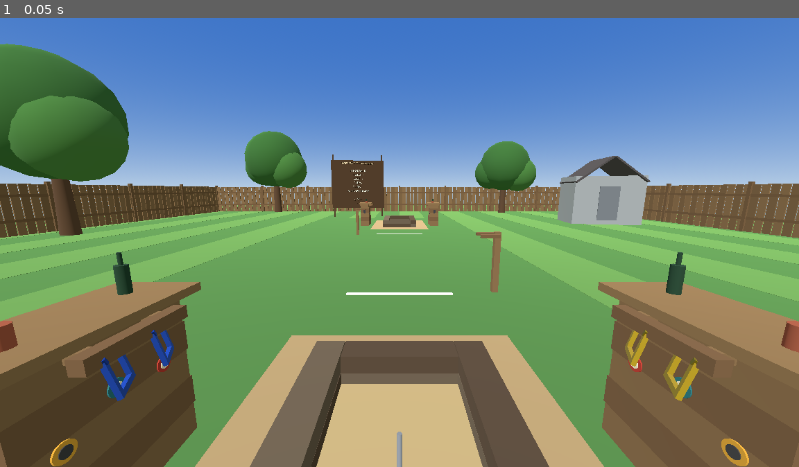
Above: before the commit, frame 1.
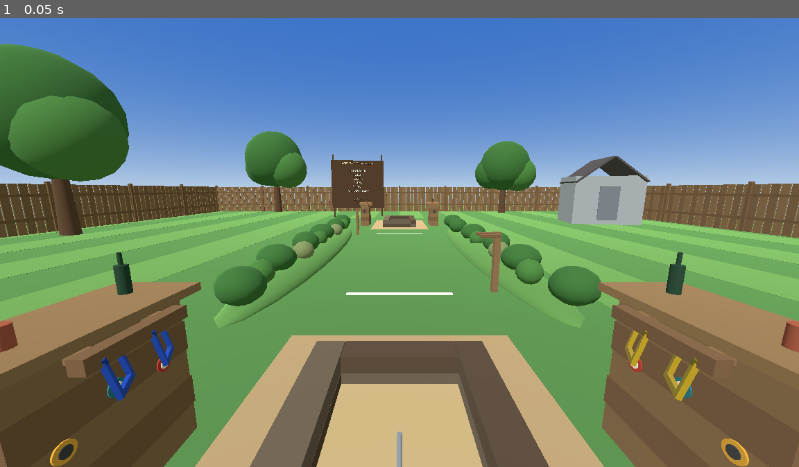
Above: after the commit, the same moment.

Repository: SibioJak/vr-horseshoes
Game: Godot game, scene res://main.tscn
Two runs of this game, one before a commit and one after it. Both use one fixed random seed, a clock stepped at 60 frames per second and the inputs below.
Inputs:
- Up to frame 1 (0.05 s): no input

The runs differ from the first frame. In frame 1, 2.2% of the frame differs, in the area x 26-76%, y 43-69%.

Commit message:
Fix pass 18 (checkpoint 2): landscaped rows where the shelves stood
Along both sides of the lane, between the ends: a continuous low
grass berm (scaled-sphere strip, crest 0.26 m, inner toe at |x| 1.5)
with shrubs dotted along it - two shared low-poly sphere meshes in
the tree palette plus a sage accent, deterministic jitter so proofs
stay reproducible. Rows are visual-only scenery, clear of stances,
swing space and both pit surrounds. Smoke gains the row guards:
presence, crest height, per-plant clearance between the ends, and a
height-aware check that no plant reaches the foul-line -> board
sightline.

Diff:
--- a/scripts/main.gd
+++ b/scripts/main.gd
@@ -925,6 +925,68 @@
 		puff.position = cp
 		puff.scale = cs2
 		clouds.add_child(puff)
+
+	# --- Landscaped lane rows (Fix Pass 18, Chris's Stage 1
+	# verdict): where the deleted practice shelves lined the
+	# lane now runs a landscaped row down EACH side - a low,
+	# smooth grass berm (crest ~0.26 m) with shrubs dotted
+	# along it in the tree palette. The rows sit outside the
+	# lane, clear of the stances and swing space (inner toe at
+	# |x| 1.5), and run between the ends without touching
+	# either pit's sand surround. Visual only, like all the
+	# dressing; two shared shrub meshes and the tree materials
+	# keep the poly and material count down.
+	var lane_rows := Node3D.new()
+	lane_rows.name = "LaneRows"
+	scenery_root.add_child(lane_rows)
+	var berm_mesh := SphereMesh.new()
+	berm_mesh.radius = 1.0
+	berm_mesh.height = 2.0
+	berm_mesh.radial_segments = 20
+	berm_mesh.rings = 10
+	var berm_mat := _mat(Color(0.37, 0.57, 0.28))
+	var shrub_mesh_a := SphereMesh.new()
+	shrub_mesh_a.radius = 0.30
+	shrub_mesh_a.height = 0.60
+	shrub_mesh_a.radial_segments = 10
+	shrub_mesh_a.rings = 6
+	var shrub_mesh_b := SphereMesh.new()
+	shrub_mesh_b.radius = 0.22
+	shrub_mesh_b.height = 0.44
+	shrub_mesh_b.radial_segments = 10
+	shrub_mesh_b.rings = 6
+	var shrub_mats: Array = [leaf_a, leaf_b, leaf_a,
+		_mat(Color(0.48, 0.54, 0.34))]
+	var shrub_z: Array = [-2.3, -3.05, -3.8, -4.6, -5.35, -6.1,
+		-6.9, -7.65, -8.4, -9.2, -9.9]
+	var shrub_jx: Array = [0.10, -0.12, 0.05, -0.06, 0.13, -0.10,
+		0.0, 0.08, -0.13, 0.06, -0.04]
+	var shrub_sxz: Array = [1.0, 0.9, 1.12, 0.95]
+	for sx: float in [-1.0, 1.0]:
+		var row := Node3D.new()
+		row.name = "RowL" if sx < 0.0 else "RowR"
+		lane_rows.add_child(row)
+		var berm := MeshInstance3D.new()
+		berm.name = "Berm"
+		berm.mesh = berm_mesh
+		berm.material_override = berm_mat
+		berm.position = Vector3(sx * 2.05, 0.0, -6.05)
+		berm.scale = Vector3(0.55, 0.26, 4.15)
+		row.add_child(berm)
+		var phase: int = 0 if sx > 0.0 else 5
+		for i: int in shrub_z.size():
+			var shrub := MeshInstance3D.new()
+			shrub.name = "Shrub"
+			var big: bool = i % 2 == 0
+			shrub.mesh = shrub_mesh_a if big else shrub_mesh_b
+			var smat: Material = shrub_mats[i % shrub_mats.size()]
+			shrub.material_override = smat
+			var jx: float = float(shrub_jx[(i + phase) % shrub_jx.size()])
+			var sxz: float = float(shrub_sxz[i % shrub_sxz.size()])
+			shrub.position = Vector3(sx * (2.05 + jx),
+				0.39 if big else 0.35, float(shrub_z[i]))
+			shrub.scale = Vector3(sxz, 0.8 if big else 0.85, sxz)
+			row.add_child(shrub)
 
 
 func _build_rig() -> void:
--- a/tests/smoke_main.gd
+++ b/tests/smoke_main.gd
@@ -850,6 +850,46 @@
 		var clouds: Node = main.scenery_root.get_node_or_null("Clouds")
 		check(clouds != null and clouds.get_child_count() >= 4,
 			"clouds ride the sky (%d puffs)" % (clouds.get_child_count() if clouds != null else 0))
+		# Fix Pass 18: landscaped rows where the deleted practice
+		# shelves stood. Guards: both rows exist with their berm
+		# and dotted shrubs; the berm stays a LOW mound (crest
+		# under 0.5 m); every plant stands clear of the lane,
+		# stances and swing space and between the ends; and no
+		# plant reaches into the foul-line -> board sightline
+		# (height-aware: the eye line passes well above the row
+		# at every z along it).
+		var lane_rows: Node = main.scenery_root.get_node_or_null("LaneRows")
+		check(lane_rows != null,
+			"FP18: landscaped rows line the lane where the practice shelves stood")
+		if lane_rows != null:
+			var board_top: Vector3 = main.board_root.global_transform * Vector3(0.0, 1.85, 0.0)
+			for row_name: String in ["RowL", "RowR"]:
+				var row: Node = lane_rows.get_node_or_null(row_name)
+				check(row != null, "FP18: %s exists" % row_name)
+				if row == null:
+					continue
+				var berm: Node = row.get_node_or_null("Berm")
+				check(berm != null
+					and (berm as MeshInstance3D).global_position.y + (berm as MeshInstance3D).scale.y <= 0.5,
+					"FP18: %s is a low grass mound (crest %.2f m)"
+					% [row_name, (berm as MeshInstance3D).scale.y if berm != null else -1.0])
+				var n_shrubs: int = 0
+				for piece: Node in row.get_children():
+					var mi := piece as MeshInstance3D
+					if mi == null or piece.name == "Berm":
+						continue
+					n_shrubs += 1
+					var gp: Vector3 = mi.global_position
+					check(absf(gp.x) >= 1.4 and gp.z > -10.6 and gp.z < -1.6,
+						"FP18: %s plant stands clear of the lane and swing space (at %s)"
+						% [row_name, str(gp)])
+					var top: float = gp.y + (mi.mesh as SphereMesh).radius * mi.scale.y
+					var h_line: float = 1.62 + (board_top.y - 1.62) * (0.55 - gp.z) / (0.55 - board_top.z)
+					check(top < h_line - 0.6,
+						"FP18: %s plant stays under the board sightline (top %.2f m, line %.2f m)"
+						% [row_name, top, h_line])
+				check(n_shrubs >= 9,
+					"FP18: %s carries its dotted plants (%d shrubs)" % [row_name, n_shrubs])
 	var sky_ok: bool = false
 	for child: Node in main.get_children():
 		if child is WorldEnvironment:
